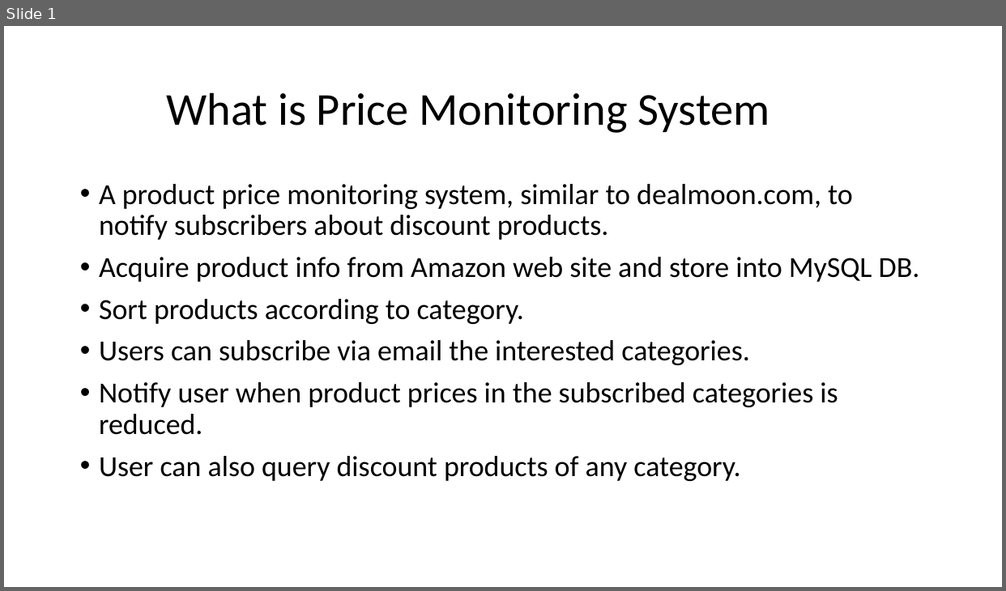
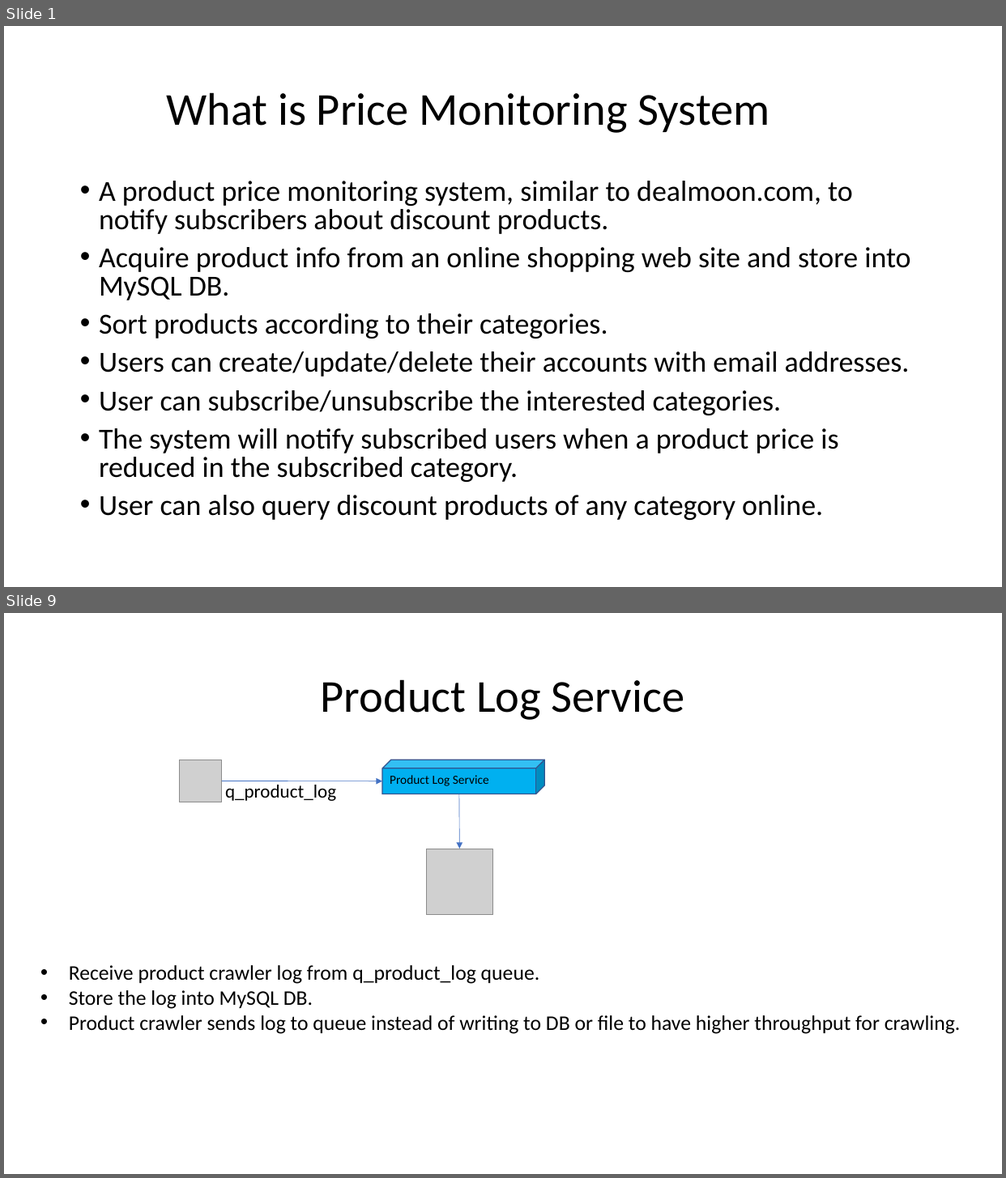
Before and after one commit to youhusky/price-monitoring-system, a slide deck: PriceMonitoringDesign.pptx. Shown one above the other, each under a label of ours: slide 1 before the commit, slides 1 and 9 after it; the slides between them are not shown. The pictures are 1006x591 and 1006x1178 pixels, drawn with LibreOffice and Linux fonts; fonts in the diff are those of the drawing; grey boxes stand for pictures. Boxes give left, top, right and bottom in pixels: in the first picture for what was removed or moved away, otherwise in the second. Text is boxed around its words. In the diff, an @@ line names an element or a change of style, - is before the commit and + after.

```diff
--- a/PriceMonitoringDesign.pptx
+++ b/PriceMonitoringDesign.pptx
@@ slide 9 added at [4,613,1002,1174], background #FFFFFF @@
@@ title added at [321,679,684,720], 44 pt, text #000000 @@
+Product Log Service
@@ picture added at [179,760,222,803] @@
@@ arrow added from (222, 781) to (382, 781), #4472C4 0.5 pt @@
@@ cube added at [382,760,544,794], fill #00B0F0, outline #325491 1 pt @@
@@ text added at [390,775,489,786], 12 pt, text #000000 @@
+Product Log Service
@@ text added at [225,785,336,801], 18 pt, text #000000 @@
+q_product_log
@@ arrow added from (459, 794) to (460, 849), #4472C4 0.5 pt @@
@@ picture added at [426,849,493,915] @@
@@ text added at [69,965,961,1034], 20 pt, text #000000 @@
+• Receive product crawler log from q_product_log queue.
+• Store the log into MySQL DB.
+• Product crawler sends log to queue instead of writing to DB or file to have higher throughput for crawling.
@@ slide 1 changed as well @@
@@ text at [99,181,853,234]: line spacing 0.9 to 0.8 @@
@@ text at [99,247,910,520]: text changed @@
-• Acquire product info from Amazon web site and store into MySQL DB.
-• Sort products according to category.
-• Users can subscribe via email the interested categories.
-• Notify user when product prices in the subscribed categories is reduced.
-• User can also query discount products of any category.
+• Acquire product info from an online shopping web site and store into MySQL DB.
+• Sort products according to their categories.
+• Users can create/update/delete their accounts with email addresses.
+• User can subscribe/unsubscribe the interested categories.
+• The system will notify subscribed users when a product price is reduced in the subscribed category.
+• User can also query discount products of any category online.
```
Also in this commit, not shown: 3 other slides changed, 5 other slides added, 7 slides removed.
